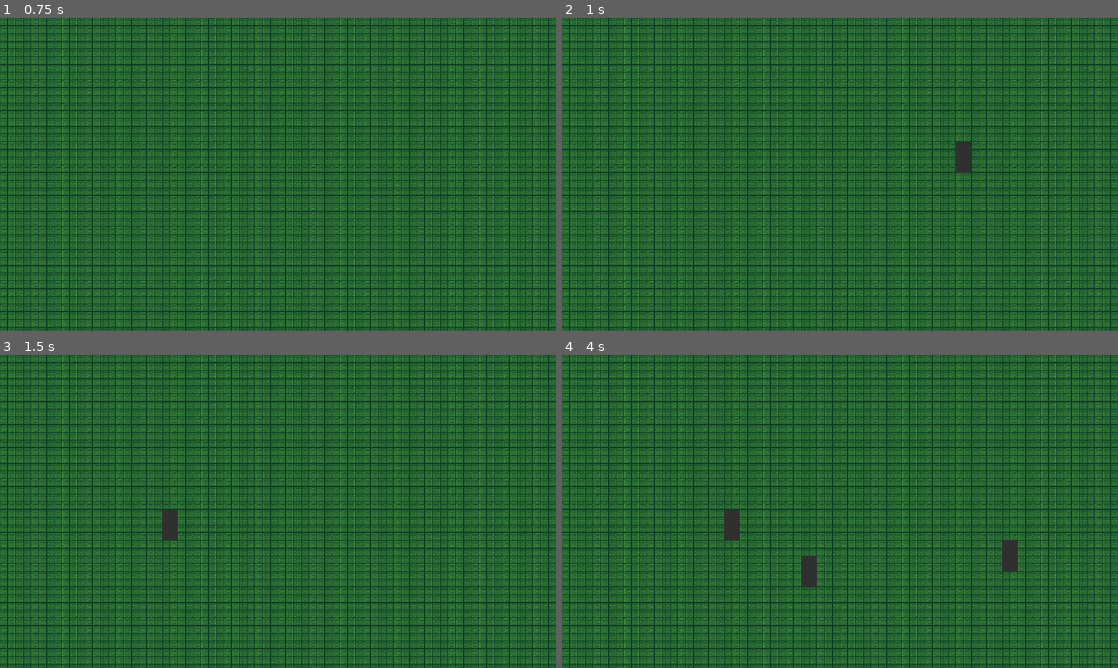
Above: before the commit, frames 1-4 (two rows, left to right).
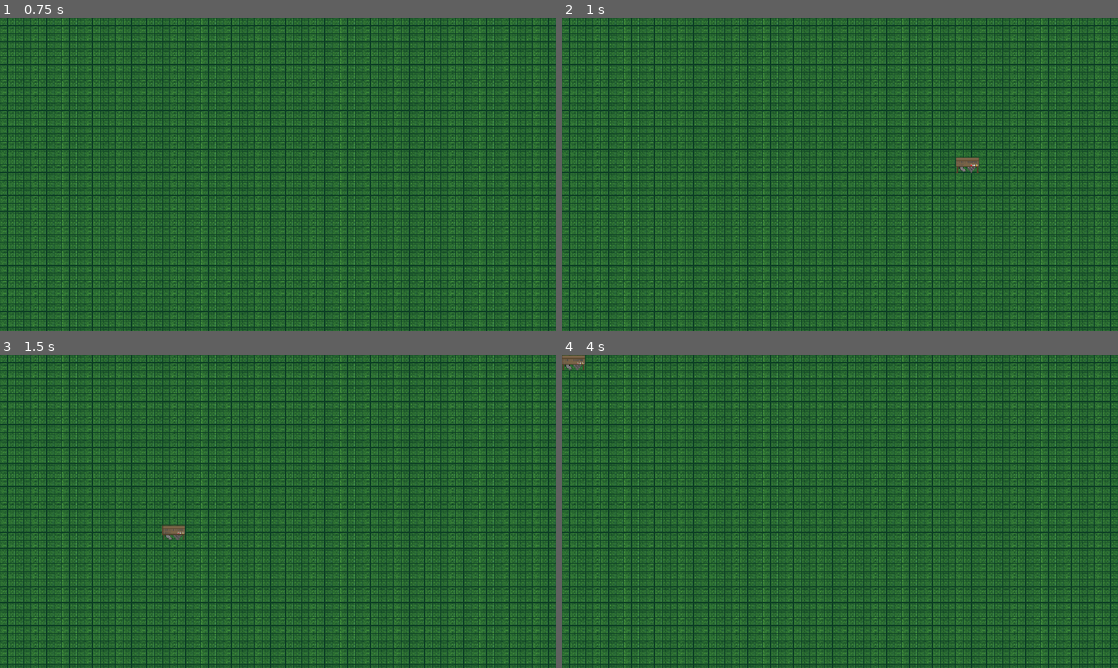
Above: after the commit, the same moments.

Repository: MalteFP/Fatal-Factory
Game: Godot game, scene res://world.tscn
Same seed, same stepped clock (60 frames per second), same inputs: the game is played once before the commit and once after it.
Inputs (mouse positions are in pixels of both pictures, inside the frame that each line leads up to):
- Up to frame 1 (0.75 s): tap Enter at 0.5 s; move the mouse to (400, 158) at 0.52 s; click (400, 158) at 0.6 s
- Up to frame 2 (1 s): tap W (new building) at 0.8 s
- Up to frame 3 (1.5 s): tap Space at 1.25 s; move the mouse to (166, 527) at 1.27 s; tap W (new building) at 1.35 s
- Up to frame 4 (4 s): tap B (build, bound only after the commit) at 1.55, 2.1 s; tap Enter at 2, 3.5 s; move the mouse to (895, 442) at 2.02 s; tap D (delete, bound only after the commit) at 2.3, 2.85 s; tap Space at 2.75 s; move the mouse to (812, 574) at 2.77 s; click (812, 574) at 3.05 s; move the mouse to (1006, 558) at 3.52 s; click (1006, 558) at 3.6 s; tap W (new building) at 3.8 s

Frame 1 is identical in both runs. In frame 2, 0.3% of the frame differs, in the area x 70-75%, y 39-50%; in frame 3, 0.3%; in frame 4, 1.0%, in the area x 0-82%, y 0-75%.

Commit message:
Added building

Diff:
--- a/fatal-factory/builder.gd
+++ b/fatal-factory/builder.gd
@@ -6,46 +6,76 @@
 
 var rect_pos: Vector2
 
+var deleting: bool = false
+
 var currently_building: Building
 
 func _process(_delta: float) -> void:
 	var mouse_pos = get_viewport().get_mouse_position()
-	rect_pos = snap_vector(mouse_pos, cell_size)
-	if currently_building:
-		currently_building.global_position = rect_pos - Vector2(currently_building.size * 8)
+	rect_pos = cell_to_world(get_mouse_cell())
+	if currently_building and not deleting:
+		currently_building.global_position = rect_pos
+	elif deleting:
+		$DeletionMask/CollisionShape2D.global_position = rect_pos + Vector2(8,8)
 
-func snap_vector(vector: Vector2, step: Variant):
-	return Vector2(snapped(vector.x, step), snapped(vector.y, step))
 
+func get_mouse_cell() -> Vector2i:
+	var mouse = get_global_mouse_position()
+
+	return Vector2i(
+		floori(mouse.x / cell_size),
+		floori(mouse.y / cell_size)
+	)
+
+func cell_to_world(cell: Vector2i) -> Vector2:
+	return cell * cell_size
 
 func _unhandled_input(_event: InputEvent) -> void:
 	if Input.is_action_just_pressed("click"):
-		if currently_building and not is_overlapping(currently_building.get_node("Area2D")):
-			currently_building = null
-		elif currently_building:
-			var blinkTween = get_tree().create_tween()
-			blinkTween.tween_property(
-				currently_building.get_node("BuildingSprite"),
-				"self_modulate",
-				Color(1.0, 0.0, 0.0, 1.0),
-				0.1
-				)
-			blinkTween.chain().tween_property(
-				currently_building.get_node("BuildingSprite"),
-				"self_modulate",
-				Color(1.0, 1.0, 1.0, 1.0),
-				0.1)
+		if deleting:
+			delete()
+		else:
+			build()
 	if Input.is_action_just_pressed("new building"):
+		if currently_building:
+			currently_building.queue_free()
 		set_building()
-
+	if Input.is_action_just_pressed("build"):
+		deleting = false
+	if Input.is_action_just_pressed("delete"):
+		deleting = true
 
 func set_building():
 	var b = preload("res://Building.tscn")
 	currently_building = b.instantiate()
-	currently_building.setup(Vector2i(2,4),load("res://textures/buildings/temp.png"),1,1)
+	currently_building.setup(Vector2i(3,2),load("res://textures/buildings/drill.png"),1,1)
 	add_child(currently_building)
 
 
 
 func is_overlapping(area: Area2D) -> bool:
 	return area.has_overlapping_areas()
+
+
+func build():
+	if currently_building and not is_overlapping(currently_building.get_node("Area2D")):
+			currently_building = null
+	elif currently_building:
+		var blinkTween = get_tree().create_tween()
+		blinkTween.tween_property(
+			currently_building.get_node("BuildingSprite"),
+			"self_modulate",
+			Color(1.0, 0.0, 0.0, 1.0),
+			0.1
+			)
+		blinkTween.chain().tween_property(
+			currently_building.get_node("BuildingSprite"),
+			"self_modulate",
+			Color(1.0, 1.0, 1.0, 1.0),
+			0.1)
+
+
+func delete():
+	var overlap = $DeletionMask.get_overlapping_areas()
+	for area in overlap:
+		area.get_parent().queue_free()
--- a/fatal-factory/builder.tscn
+++ b/fatal-factory/builder.tscn
@@ -2,5 +2,13 @@
 
 [ext_resource type="Script" uid="uid://ltqustuwhqmu" path="res://builder.gd" id="1_h1ki1"]
 
+[sub_resource type="RectangleShape2D" id="RectangleShape2D_q2j6n"]
+size = Vector2(15, 15)
+
 [node name="Building" type="Node2D" unique_id=485209350]
 script = ExtResource("1_h1ki1")
+
+[node name="DeletionMask" type="Area2D" parent="." unique_id=633750387]
+
+[node name="CollisionShape2D" type="CollisionShape2D" parent="DeletionMask" unique_id=215123156]
+shape = SubResource("RectangleShape2D_q2j6n")
--- a/fatal-factory/project.godot
+++ b/fatal-factory/project.godot
@@ -32,6 +32,16 @@
 "events": [Object(InputEventKey,"resource_local_to_scene":false,"resource_name":"","device":-1,"window_id":0,"alt_press …(192 unchanged characters)…
 ]
 }
+build={
+"deadzone": 0.2,
+"events": [Object(InputEventKey,"resource_local_to_scene":false,"resource_name":"","device":-1,"window_id":0,"alt_pressed":false,"shift_pressed":false,"ctrl_pressed":false,"meta_pressed":false,"pressed":false,"keycode":0,"physical_keycode":66,"key_label":0,"unicode":98,"location":0,"echo":false,"script":null)
+]
+}
+delete={
+"deadzone": 0.2,
+"events": [Object(InputEventKey,"resource_local_to_scene":false,"resource_name":"","device":-1,"window_id":0,"alt_pressed":false,"shift_pressed":false,"ctrl_pressed":false,"meta_pressed":false,"pressed":false,"keycode":0,"physical_keycode":68,"key_label":0,"unicode":100,"location":0,"echo":false,"script":null)
+]
+}
 
 [physics]
 
Binary file added: fatal-factory/textures/buildings/drill.png
Not shown, changed: fatal-factory/textures/buildings/drill.png.import
Binary file removed: fatal-factory/textures/buildings/temp.png
